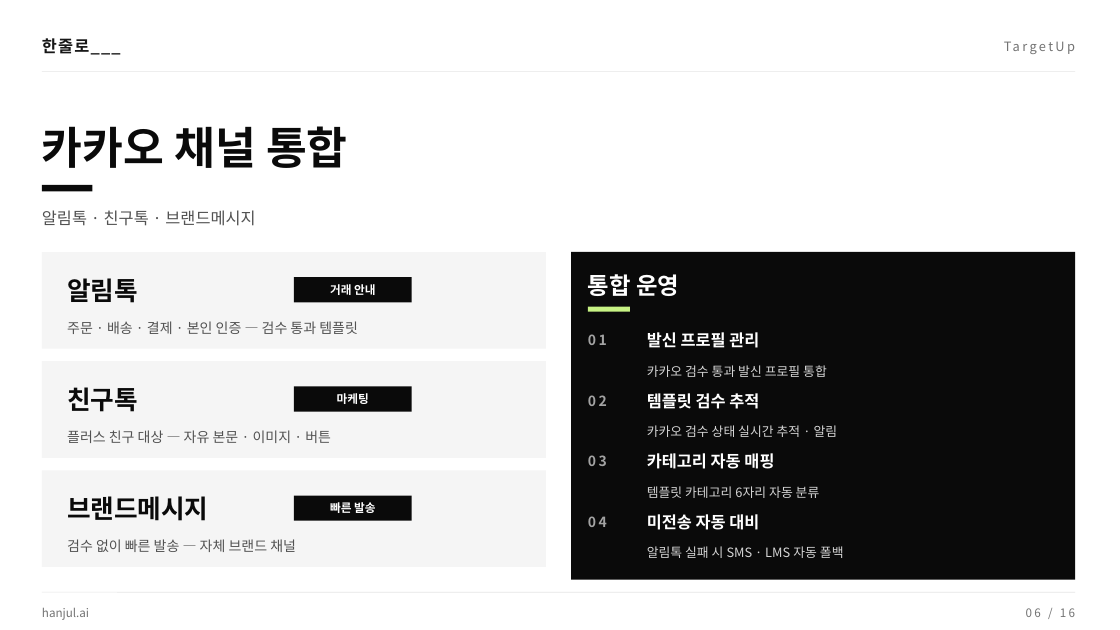
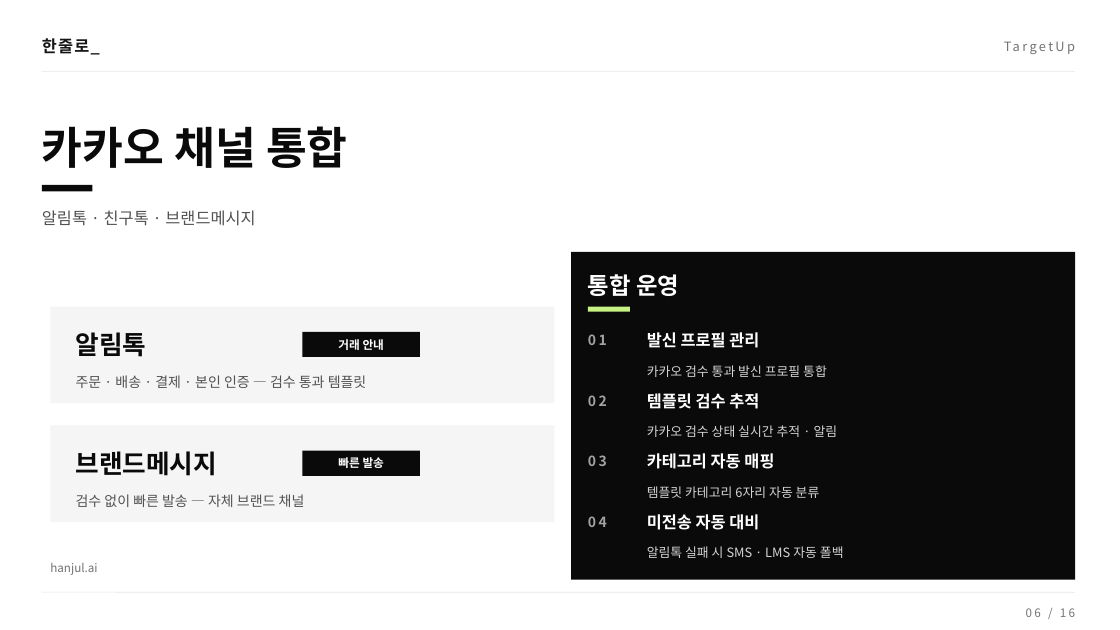
Before and after one commit to hoyun5295-ctrl/TargetupAI, a slide deck: slide 6 of docs/한줄로_서비스소개서_2026-05.pptx. Drawn at 1120x630 pixels with LibreOffice and Linux fonts; fonts in the diff are those of the drawing. Boxes give left, top, right and bottom in pixels: in the first picture for what was removed or moved away, otherwise in the second. Text is boxed around its words. In the diff, an @@ line names an element or a change of style, - is before the commit and + after.

```diff
--- a/docs/한줄로_서비스소개서_2026-05.pptx
+++ b/docs/한줄로_서비스소개서_2026-05.pptx
@@ text at bbox=[42, 38, 100, 55]: text changed @@
-한줄로___
+한줄로_
@@ 3 texts, 2 rectangles: place and size @@
-3 texts, 2 rectangles at bbox=[42, 252, 546, 349]
+3 texts, 2 rectangles at bbox=[50, 307, 555, 403]
@@ rectangle removed at bbox=[42, 361, 546, 458] @@
@@ text removed at bbox=[67, 387, 138, 412] @@
-친구톡
@@ rectangle removed at bbox=[294, 386, 412, 412] @@
@@ text removed at bbox=[337, 393, 369, 404] @@
-마케팅
@@ text removed at bbox=[67, 430, 331, 443] @@
-플러스 친구 대상 — 자유 본문 · 이미지 · 버튼
@@ 4 texts, 2 rectangles: place and size @@
-4 texts, 2 rectangles at bbox=[42, 471, 546, 620]
+4 texts, 2 rectangles at bbox=[50, 426, 555, 575]
```
Also in this commit, not shown: 15 other slides changed, 7 other files.
